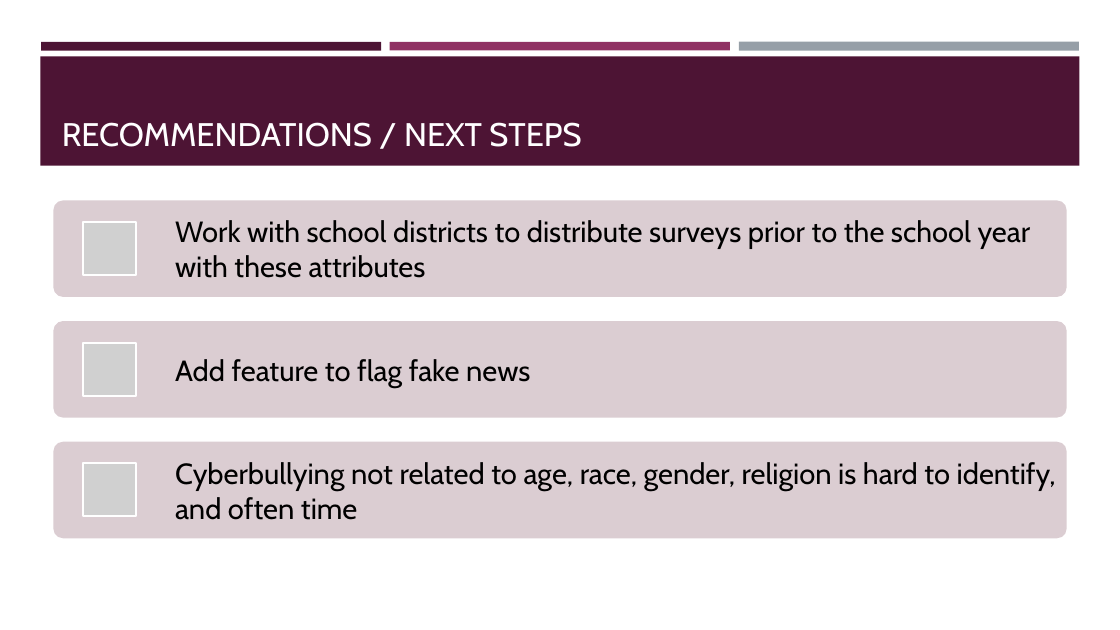
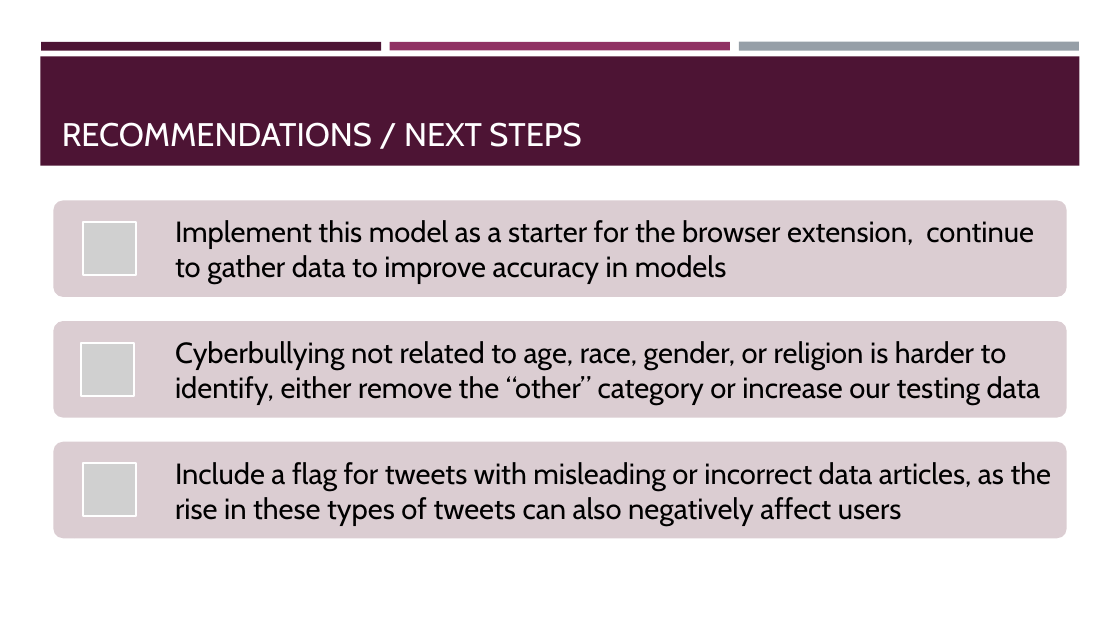
Before and after one commit to sabinabains/dsc-phase-4-project, a slide deck: slide 7 of dsc-phase-4-project-presentation 8.1.pptx. Drawn at 1120x630 pixels with LibreOffice and Linux fonts; fonts in the diff are those of the drawing; grey boxes stand for pictures. Boxes give left, top, right and bottom in pixels: in the first picture for what was removed or moved away, otherwise in the second. Text is boxed around its words. In the diff, an @@ line names an element or a change of style, - is before the commit and + after.

Commit message:
updated code and ppt

```diff
--- a/dsc-phase-4-project-presentation 8.1.pptx
+++ b/dsc-phase-4-project-presentation 8.1.pptx
@@ text at [175, 220, 1034, 284]: text changed @@
-Work with school districts to distribute surveys prior to the school year with these attributes
+Implement this model as a starter for the browser extension, continue to gather data to improve accuracy in models
@@ text at [175, 341, 1041, 404]: text changed @@
-Cyberbullying not related to age, race, gender, religion is hard to identify, and often time
+Cyberbullying not related to age, race, gender, or religion is harder to identify, either remove the “other” category or increase our testing data
@@ text removed at [175, 359, 530, 387] @@
-Add feature to flag fake news
@@ text added at [175, 462, 1052, 525], 25 pt, text #000000 @@
+Include a flag for tweets with misleading or incorrect data articles, as the rise in these types of tweets can also negatively affect users
```
Also in this commit, not shown: 6 other slides changed, 3 other files.
